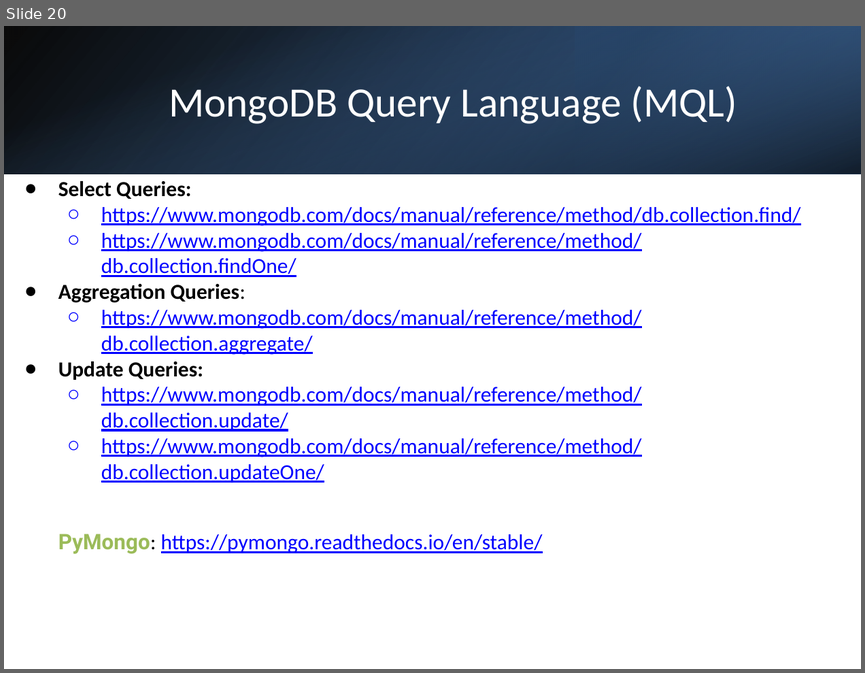
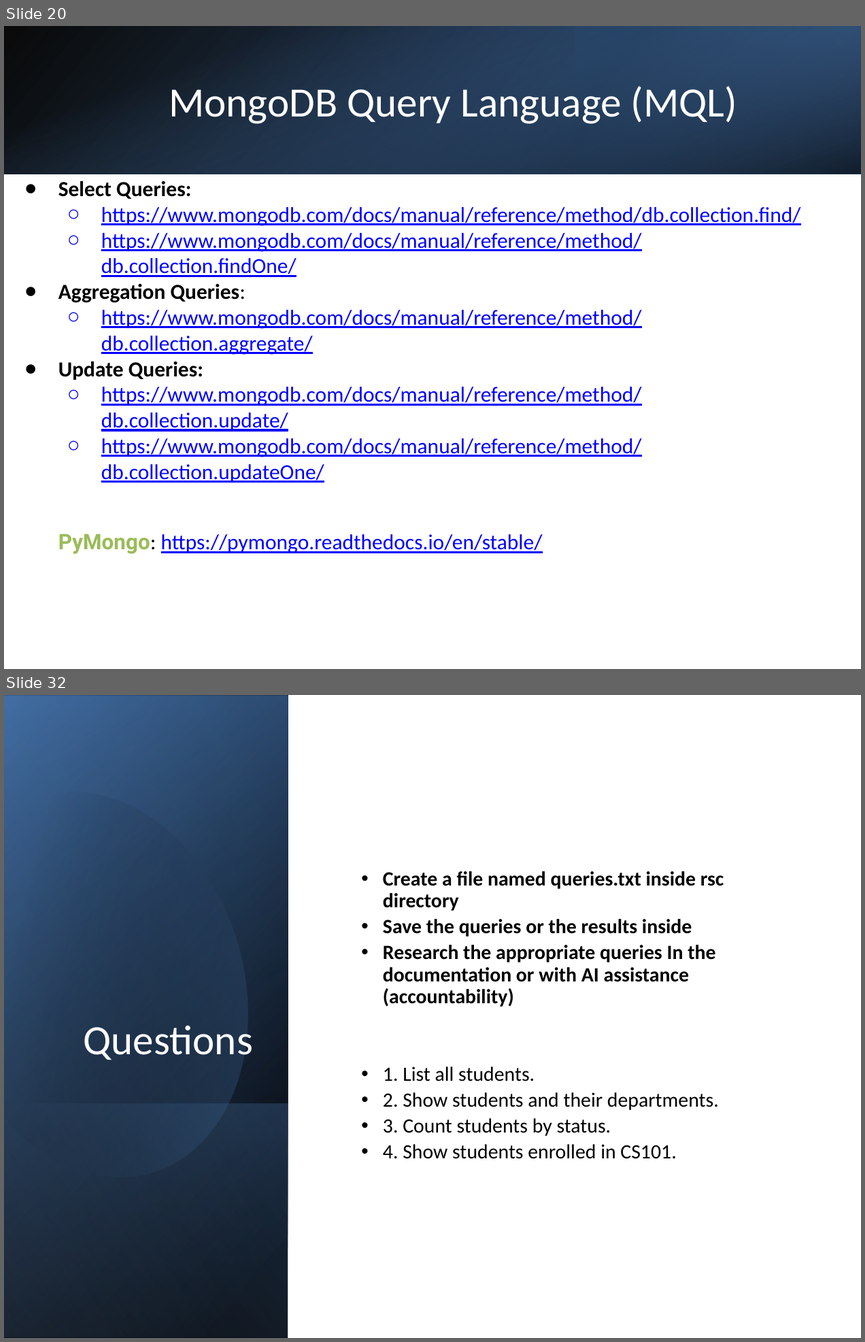
Before and after one commit to tgvp/Data-Eng, a slide deck: rsc/4-NoSQL.pptx. Shown one above the other, each under a label of ours: slide 20 before the commit, slides 20 and 32 after it; the slides between them are not shown. The pictures are 865x673 and 865x1342 pixels, drawn with LibreOffice and Linux fonts; fonts in the diff are those of the drawing. Boxes give left, top, right and bottom in pixels: in the first picture for what was removed or moved away, otherwise in the second. Text is boxed around its words. In the diff, an @@ line names an element or a change of style, - is before the commit and + after.

```diff
--- a/rsc/4-NoSQL.pptx
+++ b/rsc/4-NoSQL.pptx
@@ slide 32 added at [4,695,861,1338], background #FFFFFF @@
@@ rectangle added at [4,695,861,1338], fill #FFFFFF @@
@@ rectangle added at [5,695,288,1337], fill gradient #000000 to #376092 @@
@@ rectangle added at [5,696,288,1338], fill gradient #000000 to #4F81BD @@
@@ rectangle added at [5,695,288,1336], fill gradient #000000 to #95B3D7 @@
@@ freeform shape added at [4,756,292,1208], fill gradient #000000 to #4F81BD @@
@@ text added at [383,871,724,1159], 17 pt, text #000000, bold @@
+• Create a file named queries.txt inside rsc directory
+• Save the queries or the results inside
+• Research the appropriate queries In the documentation or with AI assistance (accountability)
+• 1. List all students.
+• 2. Show students and their departments.
+• 3. Count students by status.
+• 4. Show students enrolled in CS101.
@@ title added at [84,1025,254,1059], 35 pt, text #FFFFFF @@
+Questions
@@ rectangle added at [5,1103,288,1338], fill gradient #4F81BD to #000000 @@
```
Also in this commit, not shown: 13 other slides added.
